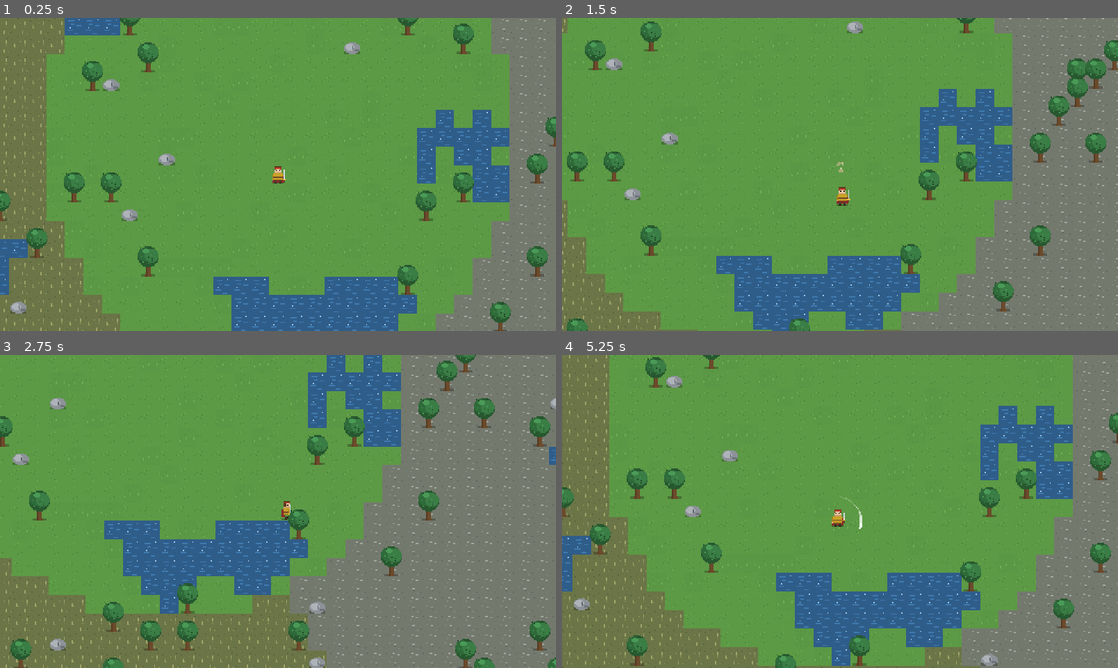
Above: before the commit, frames 1-4 (two rows, left to right).
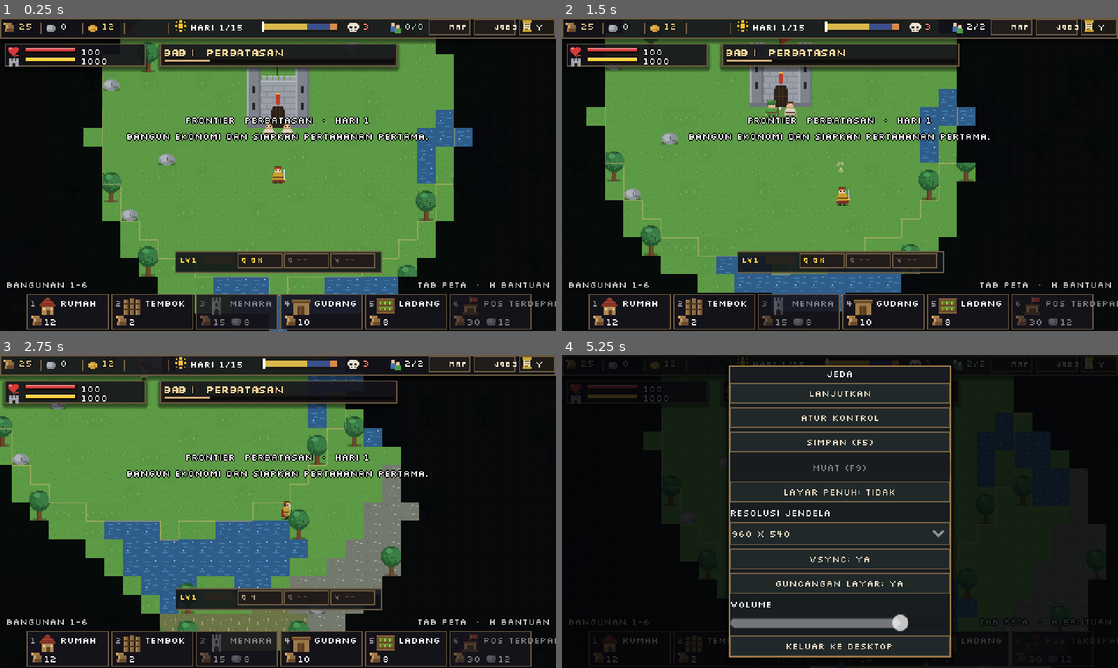
Above: after the commit, the same moments.

Repository: shimleabyte/hold-the-keep
Game: Godot game, scene res://scenes/main.tscn
Same seed, same stepped clock (60 frames per second), same inputs: the game is played once before the commit and once after it.
Inputs (mouse positions are in pixels of both pictures, inside the frame that each line leads up to):
- Up to frame 1 (0.25 s): no input
- Up to frame 2 (1.5 s): tap Enter at 0.5 s; move the mouse to (962, 158) at 0.52 s; hold D (move_right) 0.53-1.28 s; tap C (ability_cleave) at 0.6 s; click (962, 158) at 0.67 s; tap Space at 0.77 s; move the mouse to (728, 190) at 1.27 s; hold S (move_down) from 1.28 s (still down); tap Q (ability_dash) at 1.35 s
- Up to frame 3 (2.75 s): tap Space at 1.52 s; move the mouse to (333, 442) at 2.02 s; release S (move_down) at 2.03 s; hold D (move_right) from 2.03 s (still down); tap V (ability_rally) at 2.1 s
- Up to frame 4 (5.25 s): move the mouse to (812, 574) at 2.77 s; release D (move_right) at 2.78 s; hold W (move_up) 2.78-3.53 s; tap F (attack) at 2.85 s; click (812, 574) at 2.92 s; tap Space at 3.02, 3.77, 4.52 s; move the mouse to (1006, 558) at 3.52 s; hold E (interact) 3.53-4.28 s; hold A (move_left) 3.53-5.03 s; move the mouse to (673, 464) at 4.27 s; tap Shift (sprint) at 4.35 s; move the mouse to (867, 511) at 5.02 s; hold S (move_down) from 5.03 s (still down); tap P at 5.1 s; click (867, 511) at 5.17 s

The runs differ from the first frame. In frame 1, 62% of the frame differs, in the area x 0-100%, y 0-100%; in frame 2, 63%; in frame 3, 62%; in frame 4, 100%.
Error before the commit: Parse Error: Cannot infer the type of "opening" variable because the value doesn't have a set type. (res://scripts/ui/hud.gd:417)

Commit message:
Fix HUD map toggle boolean type inference

Diff:
--- a/scripts/ui/hud.gd
+++ b/scripts/ui/hud.gd
@@ -414,7 +414,7 @@
 
 
 func _toggle_map() -> void:
-    var opening := not _map_panel.visible
+    var opening: bool = not _map_panel.visible
     _map_panel.visible = opening
     _map_backdrop.visible = opening
     if opening:
